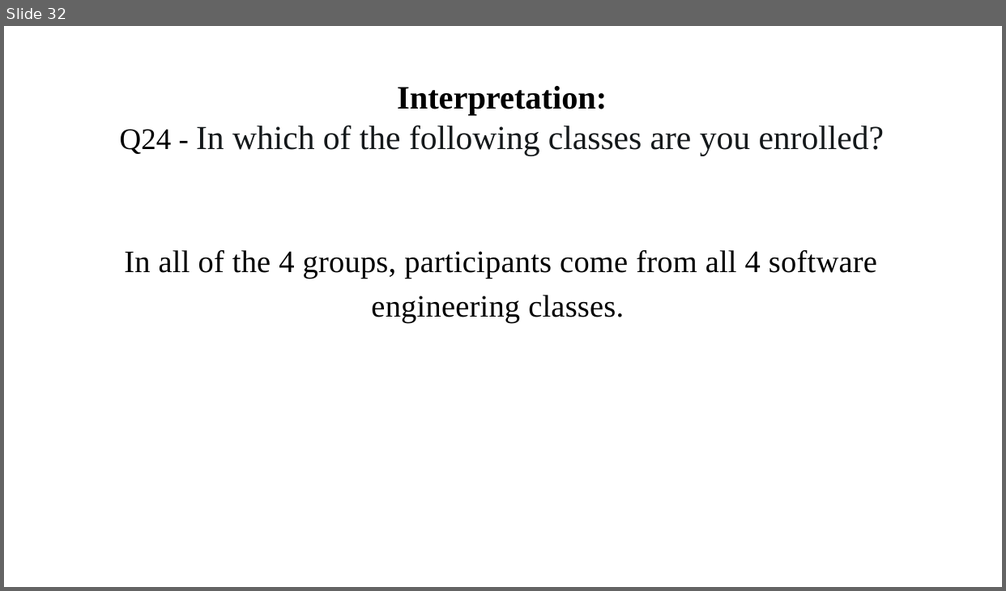
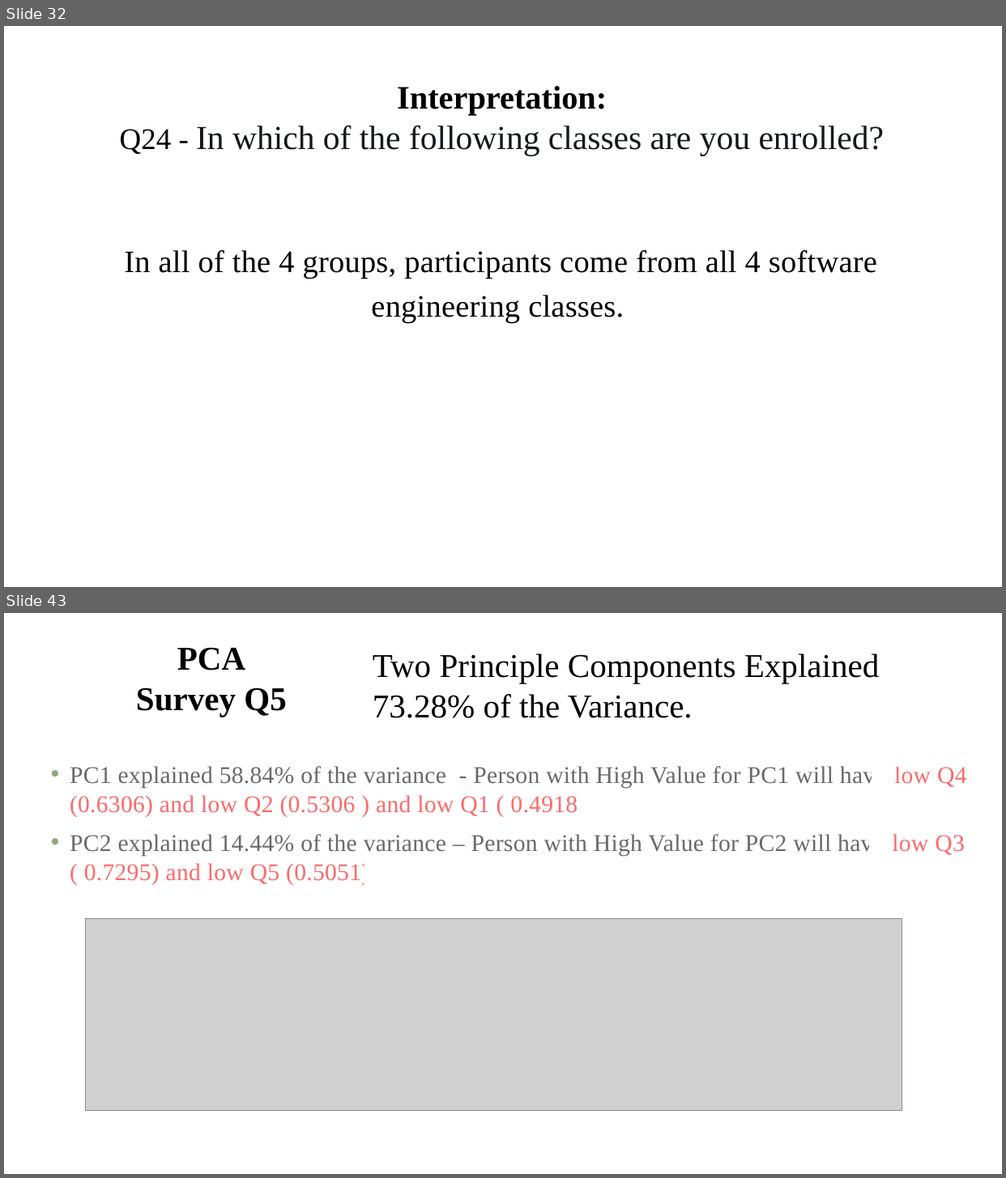
Before and after one commit to ironhacks/spring-2017-analysis, a slide deck: surveys/survey_analysis_and_pca_theory.pptx. Shown one above the other, each under a label of ours: slide 32 before the commit, slides 32 and 43 after it; the slides between them are not shown. The pictures are 1006x591 and 1006x1178 pixels, drawn with LibreOffice and Linux fonts; fonts in the diff are those of the drawing; grey boxes stand for pictures. Boxes give left, top, right and bottom in pixels: in the first picture for what was removed or moved away, otherwise in the second. Text is boxed around its words. In the diff, an @@ line names an element or a change of style, - is before the commit and + after.

Commit message:
pca survey question

```diff
--- a/surveys/survey_analysis_and_pca_theory.pptx
+++ b/surveys/survey_analysis_and_pca_theory.pptx
@@ slide 43 added at box(4, 613, 1002, 1174), background #FFFFFF @@
@@ title added at box(136, 647, 286, 716), 32 pt, text #000000, bold @@
+PCA
+Survey Q5
@@ text added at box(373, 653, 879, 718), 32 pt, text #000000 @@
+Two Principle Components Explained 73.28% of the Variance.
@@ text added at box(70, 766, 967, 885), 23.1 pt, text #000000 at 58% opacity @@
+• PC1 explained 58.84% of the variance - Person with High Value for PC1 will have low Q4 (0.6306) and low Q2 (0.5306 ) and low Q1 ( 0.4918 )
+• PC2 explained 14.44% of the variance – Person with High Value for PC2 will have low Q3 ( 0.7295) and low Q5 (0.5051)
@@ picture added at box(86, 919, 902, 1112) @@
```
Also in this commit, not shown: 4 slides changed, 7 other slides added, 4 other files.
